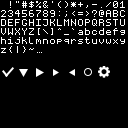
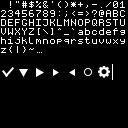
Before/after of a 128x128 layered artwork. What changed in the layer stack:
painted on "Layer 1" over [112, 64, 113, 80]
